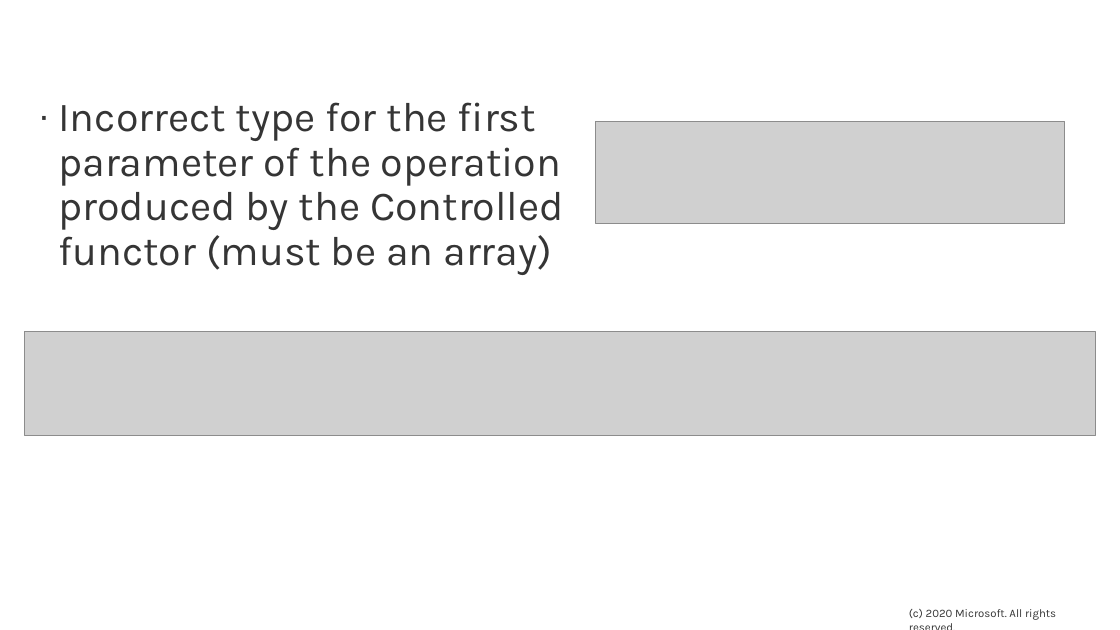
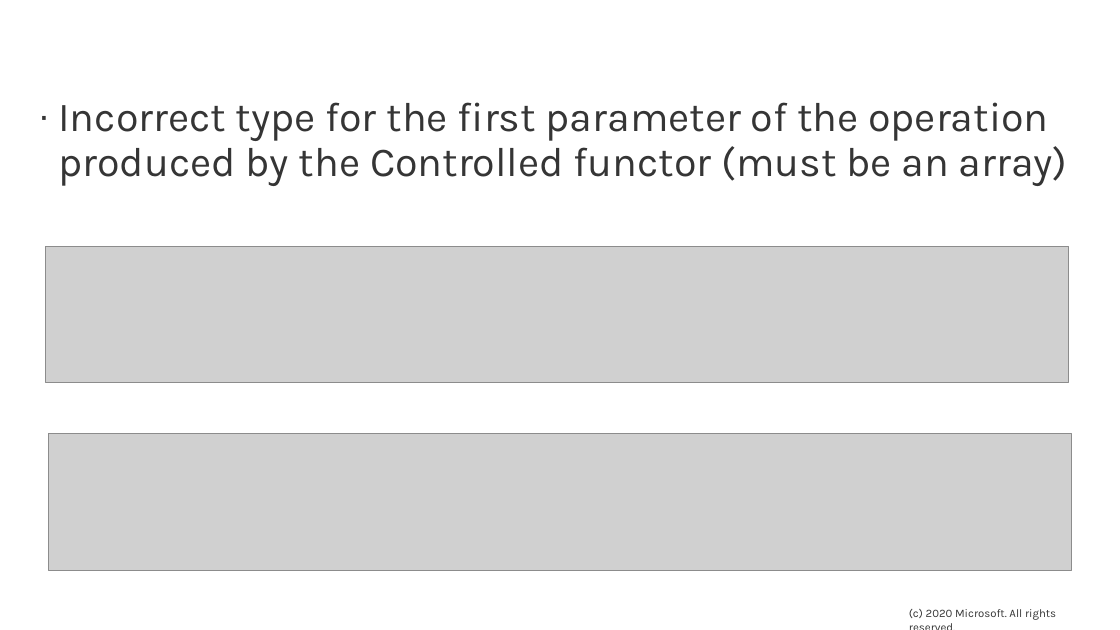
Before and after one commit to microsoft/quantum-curriculum-samples, a slide deck: slide 3 of ProgrammingAssignmentSamples/DebuggingQuantumCode/DebuggingDJAgorithm-Solutions.pptx (slide 6 before the commit). Drawn at 1120x630 pixels with LibreOffice and Linux fonts; fonts in the diff are those of the drawing; grey boxes stand for pictures; background and template pictures are left out. Boxes give left, top, right and bottom in pixels: in the first picture for what was removed or moved away, otherwise in the second. Text is boxed around its words. In the diff, an @@ line names an element or a change of style, - is before the commit and + after.

```diff
--- a/ProgrammingAssignmentSamples/DebuggingQuantumCode/DebuggingDJAgorithm-Solutions.pptx
+++ b/ProgrammingAssignmentSamples/DebuggingQuantumCode/DebuggingDJAgorithm-Solutions.pptx
@@ text "Incorrect type for the first ..." rewrapped from (58,102,564,275) to (58,102,1068,186) @@
@@ picture removed at (596,121,1065,224) @@
@@ picture added at (45,246,1069,382) @@
@@ picture removed at (25,332,1095,436) @@
@@ picture added at (48,434,1071,570) @@
```
Also in this commit, not shown: 7 other slides changed, 1 slide removed, 8 other files.
